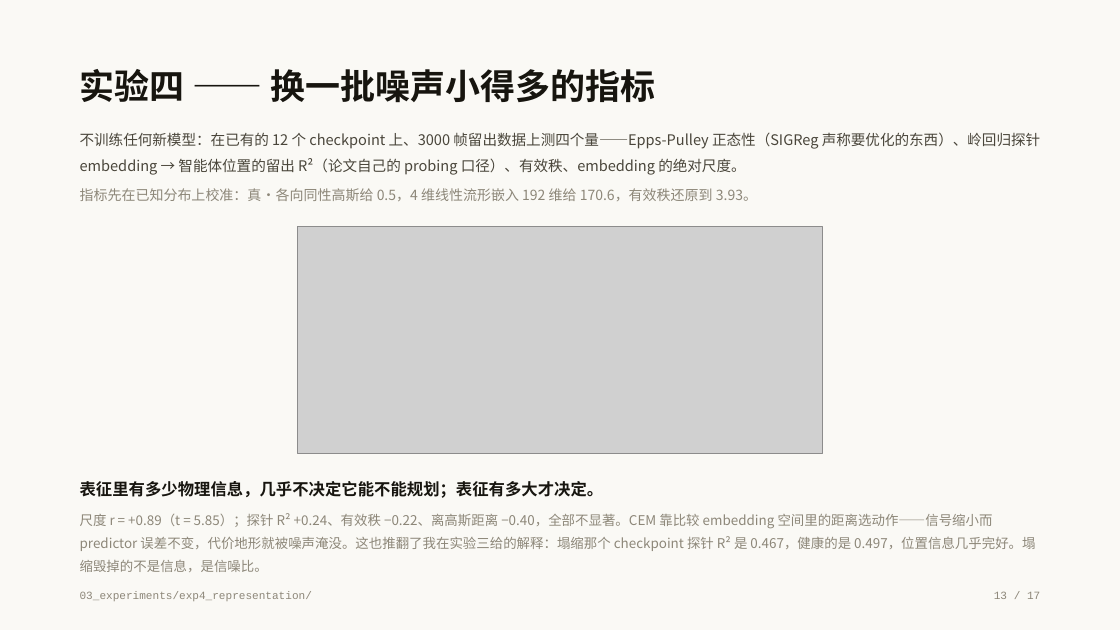
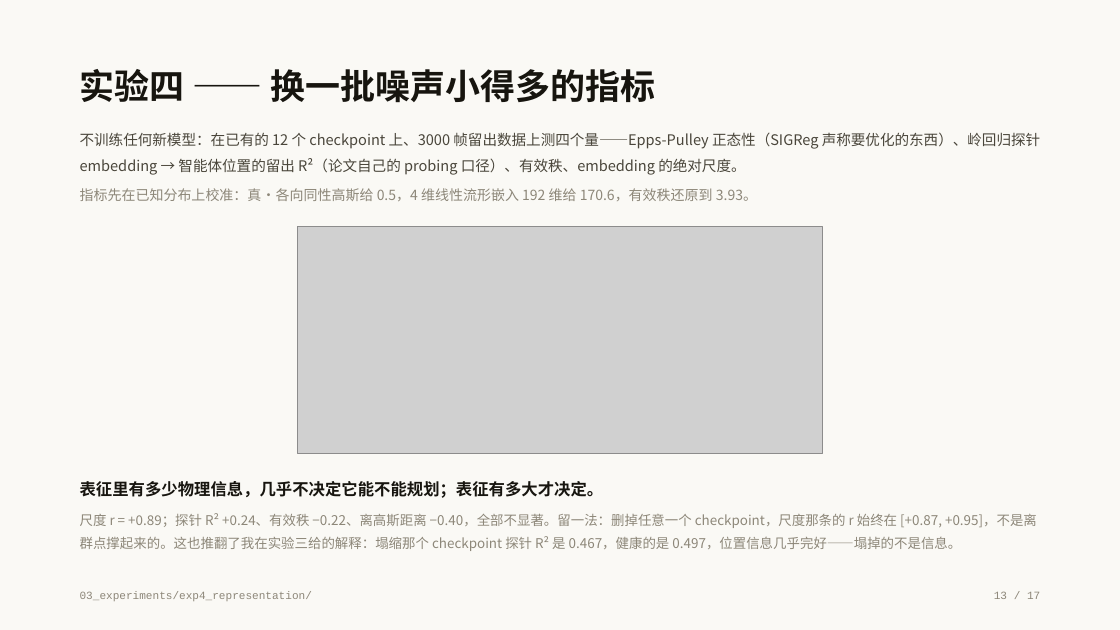
Before and after one commit to ZephyrFinn/world-models-study, a slide deck: slide 13 of slides/世界模型的两条路线.pptx. Drawn at 1120x630 pixels with LibreOffice and Linux fonts; fonts in the diff are those of the drawing; grey boxes stand for pictures. Boxes give left, top, right and bottom in pixels: in the first picture for what was removed or moved away, otherwise in the second. Text is boxed around its words. In the diff, an @@ line names an element or a change of style, - is before the commit and + after.

```diff
--- a/slides/世界模型的两条路线.pptx
+++ b/slides/世界模型的两条路线.pptx
@@ text at <box>80,513,1037,551</box>: text changed @@
-尺度 r = +0.89（t = 5.85）；探针 R² +0.24、有效秩 −0.22、离高斯距离 −0.40，全部不显著。CEM 靠比较 embedding 空间里的距离选动作——信号缩小而 predictor 误差不变，代价地形就被噪声淹没。这也推翻了我在实验三给的解释：塌缩那个 checkpoint 探针 R² 是 0.467，健康的是 0.497，位置信息几乎完好。塌缩毁掉的不是信息，是信噪比。
+尺度 r = +0.89；探针 R² +0.24、有效秩 −0.22、离高斯距离 −0.40，全部不显著。留一法：删掉任意一个 checkpoint，尺度那条的 r 始终在 [+0.87, +0.95]，不是离群点撑起来的。这也推翻了我在实验三给的解释：塌缩那个 checkpoint 探针 R² 是 0.467，健康的是 0.497，位置信息几乎完好——塌掉的不是信息。
```
Also in this commit, not shown: 2 other slides changed, 9 other files.
